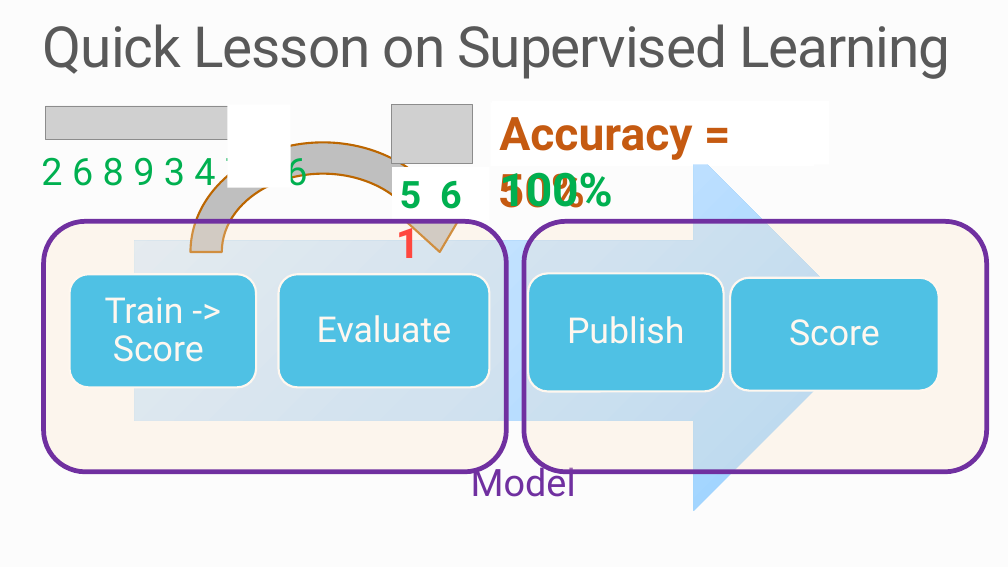
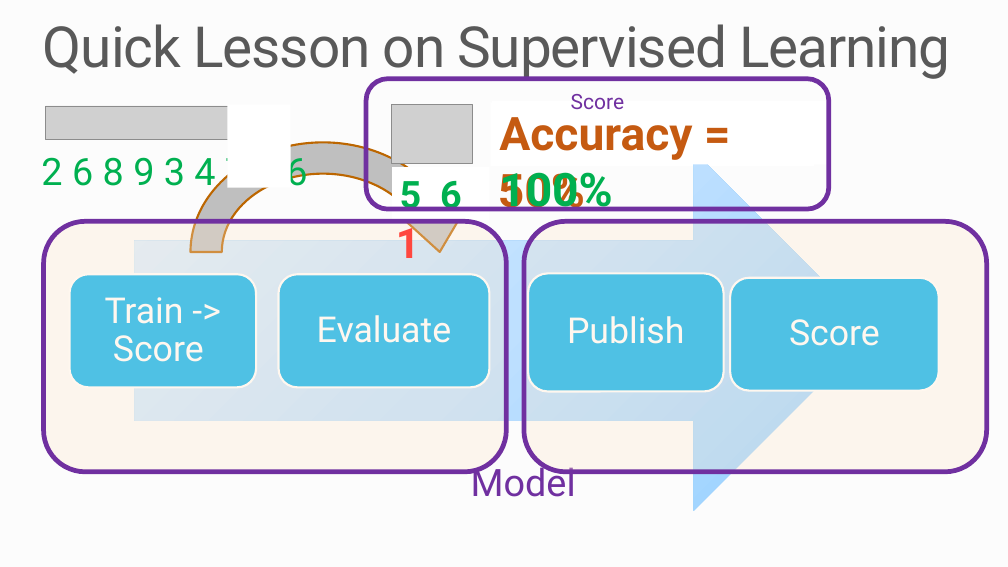
Before and after one commit to MSRConnections/Azure-training-course, a slide deck: slide 4 of Content/Machine Learning/Machine Learning.pptx. Drawn at 1008x567 pixels with LibreOffice and Linux fonts; fonts in the diff are those of the drawing; grey boxes stand for pictures; background and template pictures are left out. Boxes give left, top, right and bottom in pixels: in the first picture for what was removed or moved away, otherwise in the second. Text is boxed around its words. In the diff, an @@ line names an element or a change of style, - is before the commit and + after.

```diff
--- a/Content/Machine Learning/Machine Learning.pptx
+++ b/Content/Machine Learning/Machine Learning.pptx
@@ rounded rectangle added at <box>366,79,829,209</box>, outline #7030A0 4.5 pt, 20 pt, text #7030A0 @@
+Score
```
Also in this commit, not shown: 2 other slides changed.
